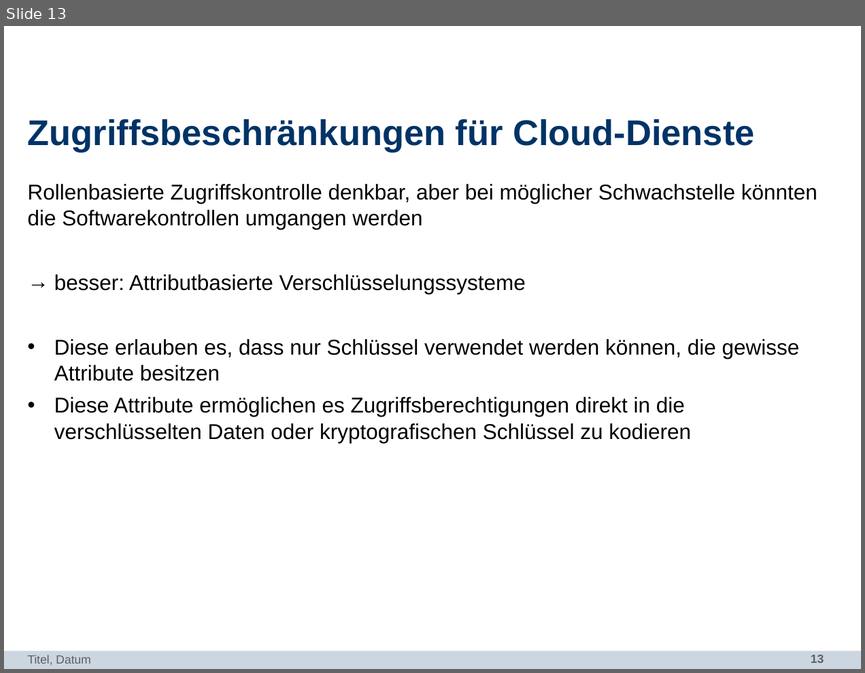
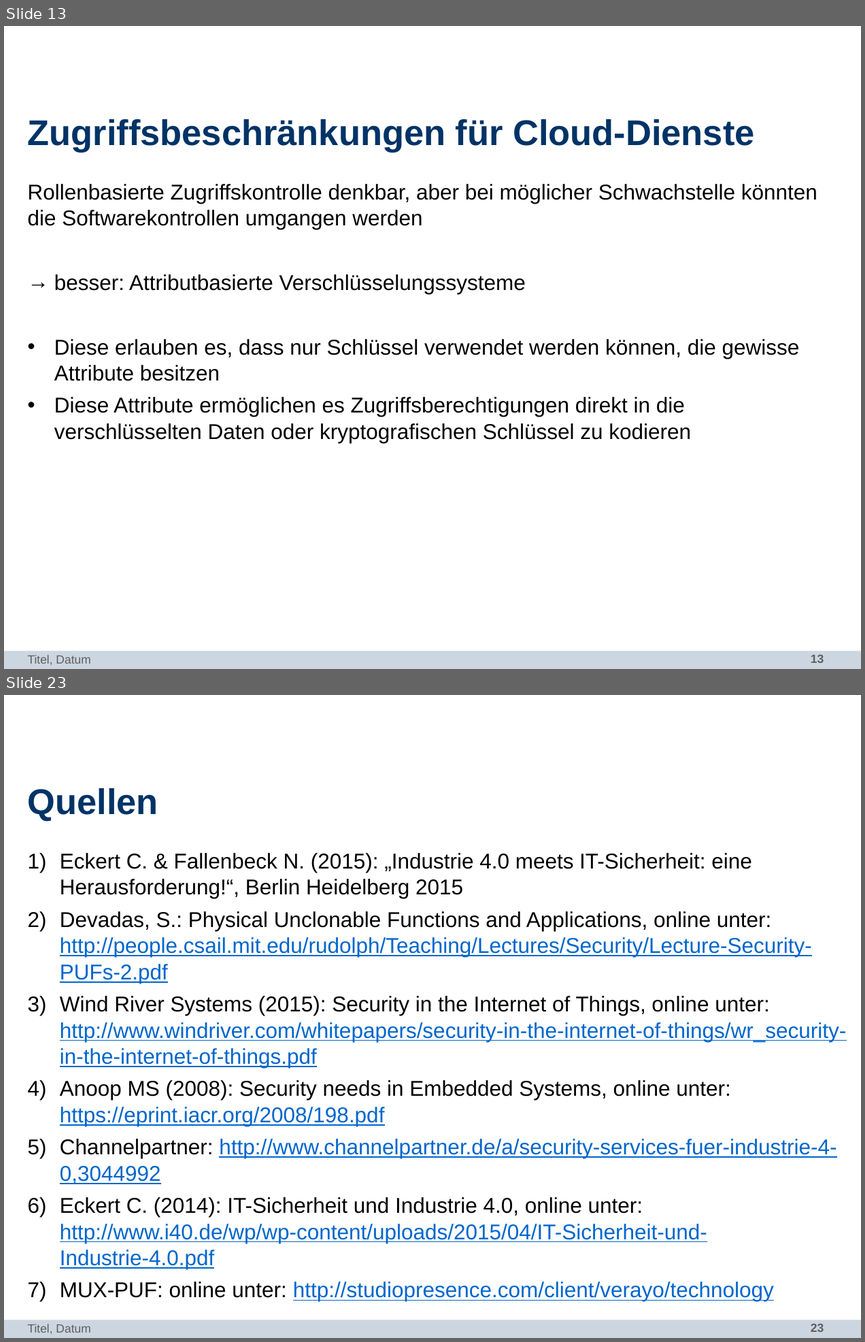
Before and after one commit to bennySwiers/Ausarbeitung-Seminar-TI, a slide deck: SEMINAR-IT-SICHERHEIT/itsec.pptx. Shown one above the other, each under a label of ours: slide 13 before the commit, slides 13 and 23 after it; the slides between them are not shown. The pictures are 865x673 and 865x1342 pixels, drawn with LibreOffice and Linux fonts; fonts in the diff are those of the drawing; background and template pictures are left out. Boxes give left, top, right and bottom in pixels: in the first picture for what was removed or moved away, otherwise in the second. Text is boxed around its words. In the diff, an @@ line names an element or a change of style, - is before the commit and + after.

Commit message:
Industrie 4.0 fertig
blub

```diff
--- a/SEMINAR-IT-SICHERHEIT/itsec.pptx
+++ b/SEMINAR-IT-SICHERHEIT/itsec.pptx
@@ slide 23 added at (x1=4, y1=695, x2=861, y2=1338), background #FFFFFF; not listed: 2 template elements that a slide beside it also shows @@
@@ title added at (x1=28, y1=788, x2=158, y2=821), 30 pt, text #003366, bold @@
+Quellen
@@ text added at (x1=60, y1=853, x2=846, y2=1301), 18 pt, text #0066CC, underline @@
+1) Eckert C. & Fallenbeck N. (2015): „Industrie 4.0 meets IT-Sicherheit: eine Herausforderung!“, Berlin Heidelberg 2015
+2) Devadas, S.: Physical Unclonable Functions and Applications, online unter: http://people.csail.mit.edu/rudolph/Teaching/Lectures/Security/Lecture-Security-PUFs-2.pdf
+3) Wind River Systems (2015): Security in the Internet of Things, online unter: http://www.windriver.com/whitepapers/security-in-the-internet-of-things/wr_security-in-the-internet-of-things.pdf
+4) Anoop MS (2008): Security needs in Embedded Systems, online unter: https://eprint.iacr.org/2008/198.pdf
+5) Channelpartner: http://www.channelpartner.de/a/security-services-fuer-industrie-4-0,3044992
+6) Eckert C. (2014): IT-Sicherheit und Industrie 4.0, online unter: http://www.i40.de/wp/wp-content/uploads/2015/04/IT-Sicherheit-und-Industrie-4.0.pdf
+7) MUX-PUF: online unter: http://studiopresence.com/client/verayo/technology
@@ text added at (x1=28, y1=1323, x2=90, y2=1334), 10 pt, text #5F5F5F @@
+Titel, Datum
```
Also in this commit, not shown: 3 slides changed, 7 other slides added.
